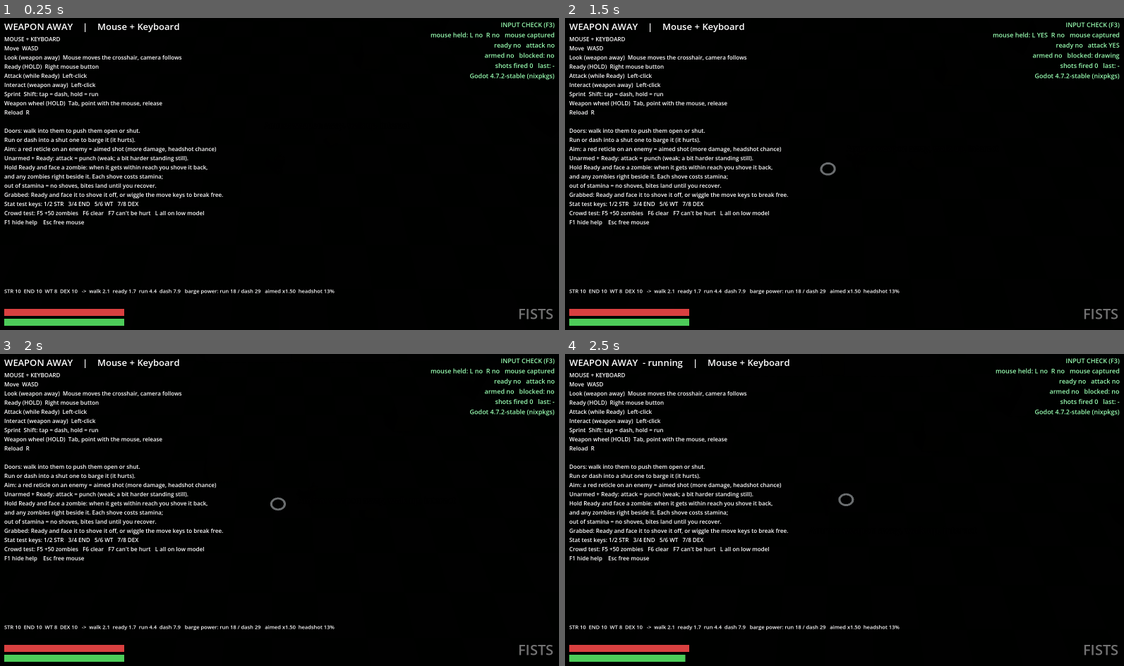
Above: before the commit, frames 1-4 (two rows, left to right).
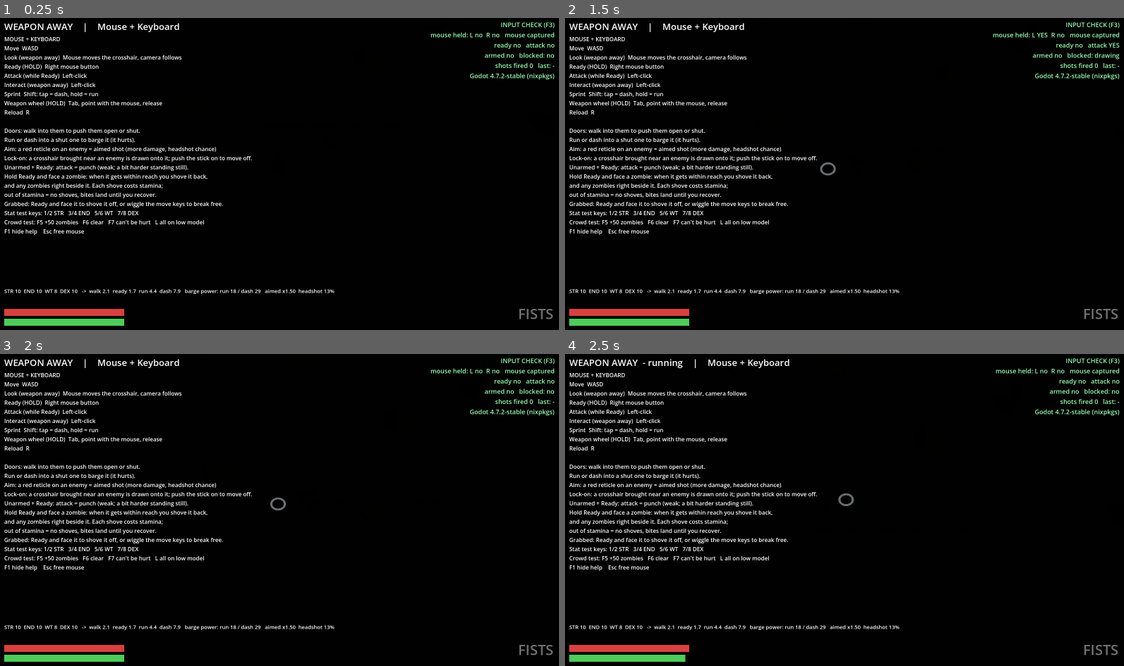
Above: after the commit, the same moments.

Repository: RuneTV64/twinsticksofdepth
Game: Godot game, scene res://main.tscn
Two runs of this game, one before a commit and one after it. Both use one fixed random seed, a clock stepped at 60 frames per second and the inputs below.
Inputs (mouse positions are in pixels of both pictures, inside the frame that each line leads up to):
- Up to frame 1 (0.25 s): no input
- Up to frame 2 (1.5 s): tap Enter at 0.5 s; move the mouse to (878, 170) at 0.52 s; press the mouse at (878, 170) at 0.53 s; hold W (move_up) from 0.53 s (still down); move the mouse to (816, 174) at 1.27 s; release the mouse at (816, 174) at 1.28 s; right-click (816, 174) at 1.35 s; click (816, 174) at 1.42 s
- Up to frame 3 (2 s): keep holding W (move_up)
- Up to frame 4 (2.5 s): keep holding W (move_up); move the mouse to (861, 503) at 2.02 s; hold Shift (sprint) from 2.03 s (still down); click (861, 503) at 2.17 s

The runs differ from the first frame. In frame 1, 2.8% of the frame differs, in the area x 0-46%, y 44-70%; in frame 2, 2.8%; in frame 3, 2.8%; in frame 4, 2.8%.

Commit message:
Lock-on: the crosshair is drawn onto a nearby enemy and follows it
A crosshair brought within lock_on_radius of a living enemy in view is
pulled onto it, fully inside lock_on_core and fading out to the radius,
so pushing the stick on takes it off again. Stick: only while tilted.
Mouse: settles on once the mouse rests.

Co-Authored-By: Claude Fable 5.2 <noreply@anthropic.com>
Claude-Session: https://claude.ai/code/session_016fBGAUWu2qzw7nE8geQqSy

Diff:
--- a/hud.gd
+++ b/hud.gd
@@ -40,6 +40,7 @@
 Doors: walk into them to push them open or shut.
 Run or dash into a shut one to barge it (it hurts).
 Aim: a red reticle on an enemy = aimed shot (more damage, headshot chance)
+Lock-on: a crosshair brought near an enemy is drawn onto it; push the stick on to move off.
 Unarmed + Ready: attack = punch (weak; a bit harder standing still).
 Hold Ready and face a zombie: when it gets within reach you shove it back,
 and any zombies right beside it. Each shove costs stamina;
--- a/player.gd
+++ b/player.gd
@@ -52,6 +52,19 @@
 @export var look_return_sharpness := 6.0  # weapon away: how fast an idle mouse crosshair floats home
 @export var mouse_sens := 0.022         # world meters per mouse pixel
 @export var mouse_idle_hide := 1.2      # weapon away: idle mouse crosshair starts floating home after this
+@export_group("Lock-on")
+# Sticky aim: a crosshair brought near an enemy you can see is drawn onto it and follows it.
+# The pull fades out with distance, so pushing the stick (or moving the mouse) takes it off again.
+@export var lock_on := true
+@export var lock_on_radius := 1.6       # m: the pull starts when the crosshair comes this close to an enemy
+@export var lock_on_core := 0.5         # m: inside this the crosshair sits dead centre on the enemy
+@export var lock_on_strength := 1.0     # 0..1: how far toward the enemy it is drawn (1 = centres)
+@export var lock_on_sharpness := 8.0    # how quickly the pull takes hold and lets go (lower = softer)
+@export var lock_on_hold := 0.75        # < 1: the enemy already locked wins ties with its neighbours
+@export var lock_on_mouse := true       # mouse: the crosshair settles onto a nearby enemy once the mouse rests
+@export var lock_on_mouse_radius := 1.0 # m: the mouse's pull radius (a mouse is precise; keep it small)
+@export var lock_on_mouse_settle := 0.1 # s the mouse must be still before the pull acts
+@export_group("")
 @export var interact_range := 1.9
 @export var max_health := 100.0
 
@@ -167,6 +180,8 @@
 var reticle_visible := false
 var reticle_on_enemy := false
 var reticle_target: Enemy = null   # the enemy under the reticle (Ready only counts as "aimed")
+var lock_target: Enemy = null      # the enemy the crosshair is being drawn onto (lock-on), or null
+var _lock_shift := Vector3.ZERO    # stick: how far lock-on is moving the crosshair off where the stick asks
 var aimed_mult := 1.5              # derived: damage multiplier for a shot aimed at its target
 var headshot_chance := 0.13        # derived: chance an aimed hit is a one-shot kill
 var interact_target: Node = null
@@ -562,7 +577,10 @@
 			# Same rule as weapon away: tilt = distance, so easing off the stick floats the
 			# reticle back toward you. Tracks tighter than the look crosshair to stay snappy.
 			var target := _stick_reticle_target(stick)
+			target += _stick_lock_shift(target, stick.length() > 0.05, delta)
 			reticle_offset = reticle_offset.lerp(target, 1.0 - exp(-aim_follow_sharpness * delta))
+		else:
+			_mouse_lock(delta)
 		reticle_offset = reticle_offset.limit_length(current_reticle_range())
 		reticle_visible = true
 	else:
@@ -571,13 +589,17 @@
 			# The crosshair tracks the stick: tilt = distance, so easing off the stick floats
 			# it back toward you and letting go floats it all the way home. No snapping.
 			var target := _stick_reticle_target(stick)
+			returning = stick.length() <= 0.05
+			target += _stick_lock_shift(target, not returning, delta)
 			reticle_offset = reticle_offset.lerp(target, 1.0 - exp(-look_follow_sharpness * delta))
-			returning = stick.length() <= 0.05
 		else:
 			# Mouse: it stays where you put it, then floats home once the mouse has been idle.
 			returning = _mouse_idle >= mouse_idle_hide
 			if returning:
 				reticle_offset = reticle_offset.lerp(Vector3.ZERO, 1.0 - exp(-look_return_sharpness * delta))
+				lock_target = null
+			else:
+				_mouse_lock(delta)
 		reticle_offset = reticle_offset.limit_length(current_reticle_range())
 		# Hidden only once it has actually arrived back on you.
 		if returning and reticle_offset.length() < 0.2:
@@ -586,6 +608,63 @@
 		else:
 			reticle_visible = true
 
+
+# ---------------------------------------------------------------- lock-on (sticky aim)
+## How far lock-on wants to move a crosshair at `point` (relative to you): toward the nearest
+## living enemy you can see within `radius` of it. Full pull inside the core, fading to nothing at
+## the radius, so the crosshair never gets stuck: move it away and the pull lets go smoothly.
+## Sets lock_target.
+func _lock_pull(point: Vector3, radius: float) -> Vector3:
+	var prev := lock_target
+	lock_target = null
+	if not lock_on or dead or wheel_open or radius <= 0.0:
+		return Vector3.ZERO
+	# A short reach (melee Ready) gets a smaller pull, or it would cover everything around you.
+	var r := minf(radius, current_reticle_range() * 0.4)
+	var core := minf(lock_on_core, r * 0.5)
+	var best := r
+	var best_d := r
+	var best_off := Vector3.ZERO
+	for e in get_tree().get_nodes_in_group("enemies"):
+		var en := e as Enemy
+		if en == null or en.dead:
+			continue
+		var off := en.global_position - global_position
+		off.y = 0.0
+		var d := off.distance_to(point)
+		var score := d * lock_on_hold if en == prev else d
+		if score >= best or d >= r or not can_see(en.global_position):
+			continue
+		best = score
+		best_d = d
+		best_off = off
+		lock_target = en
+	if lock_target == null:
+		return Vector3.ZERO
+	var pull := (1.0 - smoothstep(core, r, best_d)) * clampf(lock_on_strength, 0.0, 1.0)
+	return (best_off - point) * pull
+
+
+## Stick: the crosshair goes where the tilt says, so lock-on shifts that spot, easing in and out.
+## Only while the stick is tilted: a stick at rest never aims for you.
+func _stick_lock_shift(target: Vector3, tilted: bool, delta: float) -> Vector3:
+	var want := Vector3.ZERO
+	if tilted:
+		want = _lock_pull(target, lock_on_radius)
+	else:
+		lock_target = null
+	_lock_shift = _lock_shift.lerp(want, 1.0 - exp(-lock_on_sharpness * delta))
+	return _lock_shift
+
+
+## Mouse: it has full control while it moves. Once it rests near an enemy, the crosshair settles
+## onto that enemy and follows it.
+func _mouse_lock(delta: float) -> void:
+	_lock_shift = Vector3.ZERO
+	if not lock_on_mouse or _mouse_idle < lock_on_mouse_settle:
+		lock_target = null
+		return
+	reticle_offset += _lock_pull(reticle_offset, lock_on_mouse_radius) * (1.0 - exp(-lock_on_sharpness * delta))
 
 
 ## Where the stick is asking the reticle to be: direction straight from the stick, distance
Not shown, changed: CLAUDE.md
